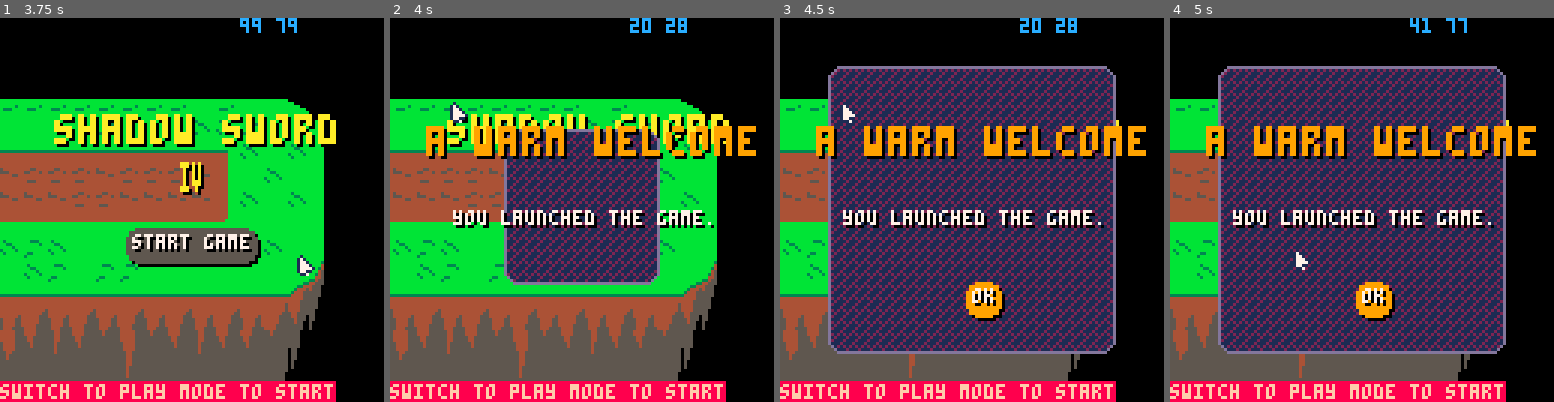
Above: before the commit, frames 1-4 (left to right).
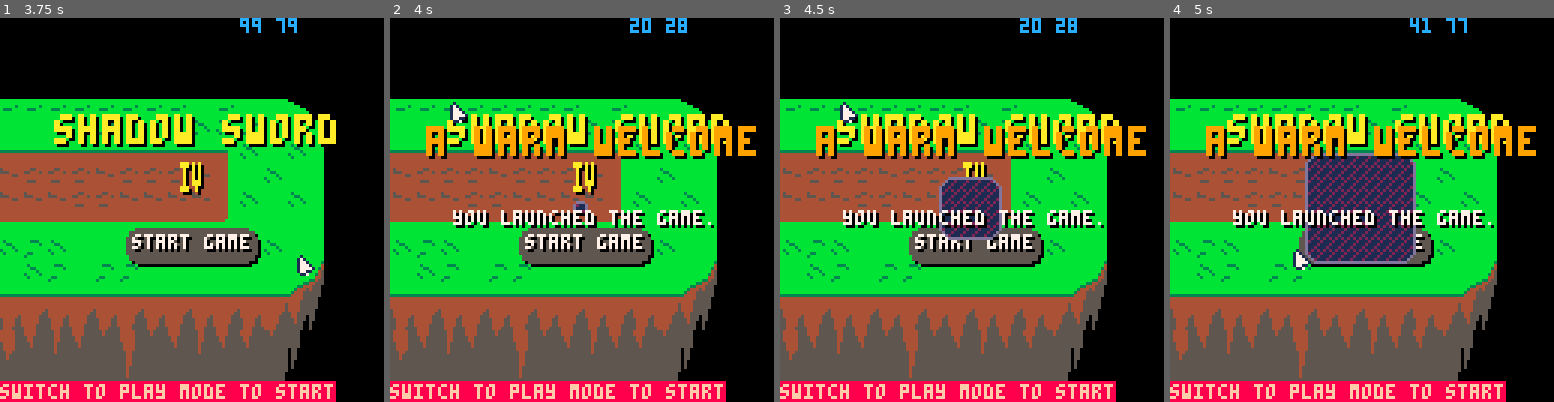
Above: after the commit, the same moments.

Repository: Mastoast/LDJam58
Game: PICO-8 cartridge ldjam58.p8
Same seed, same stepped clock (60 frames per second), same inputs: the game is played once before the commit and once after it.
Inputs (mouse positions are in pixels of both pictures, inside the frame that each line leads up to):
- Up to frame 1 (3.75 s): tap X (X key) at 0.33, 1.07, 1.85, 2.97 s; click (280, 121) at 0.67 s; tap O (Z key) at 0.7, 1.7, 2.1, 2.5, 2.9, 3.3, 3.7 s; click (46, 267) at 1.22 s; hold Right 1.6-2.1 s; click (107, 114) at 1.77 s; hold Up 2.15-2.42 s; click (172, 259) at 2.32 s; hold Right 2.47-3.03 s; click (234, 106) at 2.87 s; hold Left 3.08-3.58 s; click (295, 256) at 3.42 s; hold Down from 3.63 s (still down)
- Up to frame 2 (4 s): release Down at 3.97 s; click (451, 102) at 3.97 s
- Up to frame 3 (4.5 s): hold Right from 4.02 s (still down); tap X (X key) at 4.08 s; tap O (Z key) at 4.1 s
- Up to frame 4 (5 s): tap O (Z key) at 4.5, 4.9 s; click (1292, 248) at 4.52 s; release Right at 4.68 s; hold Up from 4.73 s (still down)

Frame 1 is identical in both runs. In frame 2, 13% of the frame differs, in the area x 29-71%, y 28-70%; in frame 3, 48%, in the area x 12-88%, y 12-88%; in frame 4, 44%.

Commit message:
Better badge menu

Diff:
--- a/main.lua
+++ b/main.lua
@@ -52,12 +52,11 @@
 end
 
 --[[ TODO
+- better tips
 - gameplay visuals
 - better achievement popup w/ effects
-- better achievement popup from menu
-- better tips
-- blindmode inform player better
 - credit menu
+- unlock credits speed
 ]]
 
 --[[
@@ -111,6 +110,9 @@
             break
         end
 
+        if not o.hover and on_cursor(o) then
+            o:on_hover()
+        end
         o.hover = on_cursor(o)
         o:update()
 
--- a/menu.lua
+++ b/menu.lua
@@ -58,6 +58,7 @@
     achievements.on_click = move_to_achievements
     local badgecnt = create(text, x + 64, 64)
     badgecnt.is_centered = false
+    badgecnt.selectable = false
     badgecnt.update = function(self)
         self.text = "(" .. badge_count .. "|" .. tostring(#all_achievements) .. ")"
         self:init()
--- a/object.lua
+++ b/object.lua
@@ -23,6 +23,7 @@
 end
 function object.on_click(self) end
 function object.on_right_click(self) end
+function object.on_hover(self) end
 
 function object.move_x(self, x, on_collide)
     self.remainder_x += x
--- a/objects.lua
+++ b/objects.lua
@@ -118,20 +118,25 @@
     color = achievement.unlocked and 9 or 1
     rectfill(self.x, self.y, self.x + self.hit_w - 1, self.y + self.hit_h - 1, color)
     if self.hover then
+        rectfill(self.x-1, self.y-1, self.x + self.hit_w + 1, self.y + self.hit_h + 1, color)
         if achievement.unlocked then
             -- print(achievement.name, self.x, self.y + 10)
             -- print(achievement.description, self.x, self.y + 18)
         else
-            print(achievement.tip, self.x, self.y + 10)
+            --print(achievement.tip, self.x, self.y + 10)
         end
     end
 end
 
 function badge.on_click(self)
     local achievement = all_achievements[self.achievement_index]
-    if achievement.unlocked then
-        add(incoming_popups, achievement)
-    end
+    init_popup(achievement, 7)
+    psfx("ko1")
+end
+
+function badge.on_hover(self)
+    local fx = {"bip1", "bip2", "bip3", "bip4", "bip5"}
+    psfx(rchoice(fx))
 end
 
 -- animated sprite
--- a/popup.lua
+++ b/popup.lua
@@ -1,6 +1,6 @@
-function init_popup(achievement)
+function init_popup(achievement, anim_time)
     ptime = 0
-    panim_time = 20
+    panim_time = anim_time or (achievement.unlocked and 180) or 15
     pratio = 0
     popup_objects = {}
     gstate = 2
--- a/sounds.lua
+++ b/sounds.lua
@@ -4,11 +4,21 @@
 sfxs = {
     transi1 = {n = 8, offset = 0, length = 4},
     transi2 = {n = 8, offset = 8, length = 4},
+    ko1 = {n = 8, offset = 16, length = 1},
     notif1 = {n = 9, offset = 0, length = 2},
     notif2 = {n = 9, offset = 2, length = 2},
     error1 = {n = 9, offset = 8, length = 1},
     error2 = {n = 10, offset = 8, length = 1},
+    error3 = {n = 10, offset = 9, length = 1},
     splash = {n = 10, offset = 0, length = 8},
+    tok1 = {n = 9, offset = 16, length = 1},
+    tok2 = {n = 9, offset = 17, length = 1},
+    toktok = {n = 9, offset = 16, length = 2},
+    bip1 = {n = 9, offset = 2, length = 1},
+    bip2 = {n = 9, offset = 3, length = 1},
+    bip3 = {n = 9, offset = 4, length = 1},
+    bip4 = {n = 9, offset = 5, length = 1},
+    bip5 = {n = 9, offset = 6, length = 1},
 }
 
 function psfx(code)
Not shown, changed: the sound effects (__sfx__) section of ldjam58.p8
